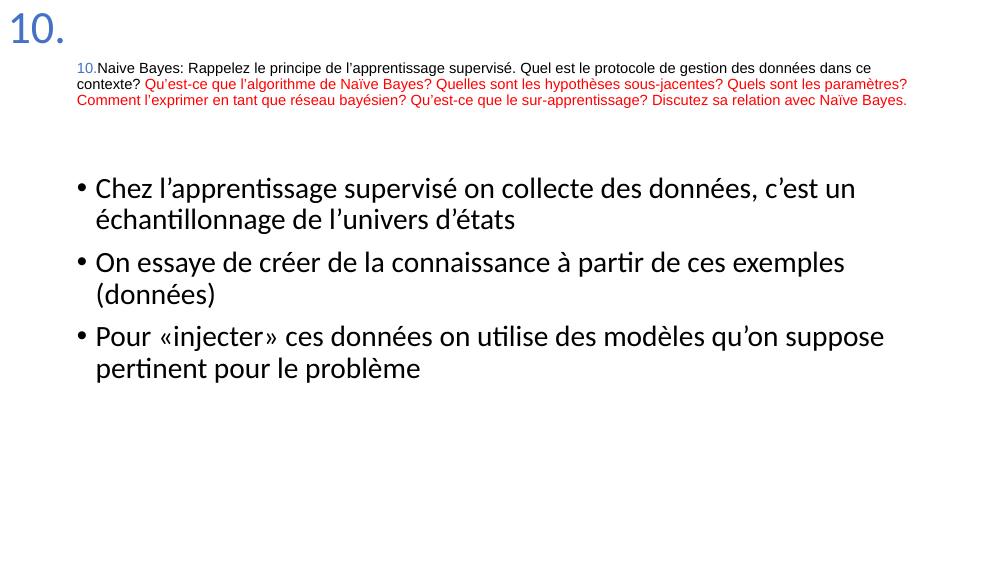
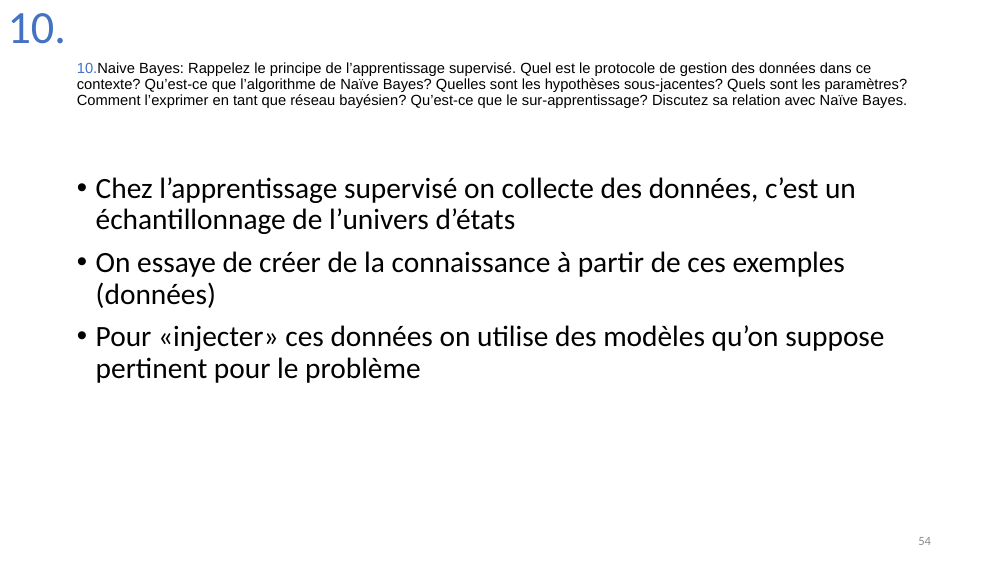
Before and after one commit to Joao-Quinta/Uni3eme, a slide deck: slide 54 of intelligenceArtificielle/Intelligence_artificielle_exam.pptx (slide 50 before the commit). Drawn at 1008x567 pixels with LibreOffice and Linux fonts; fonts in the diff are those of the drawing. Boxes give left, top, right and bottom in pixels: in the first picture for what was removed or moved away, otherwise in the second. Text is boxed around its words. In the diff, an @@ line names an element or a change of style, - is before the commit and + after.

```diff
--- a/intelligenceArtificielle/Intelligence_artificielle_exam.pptx
+++ b/intelligenceArtificielle/Intelligence_artificielle_exam.pptx
@@ title "10.Naive Bayes: Rappelez le principe ..." at (77, 62, 908, 108): text colour #FF0000 to #000000 in "Qu’est-ce que l’algorithme de Naïve Bayes? Quelles ..." @@
@@ page number added at (918, 537, 931, 545), 12 pt, text #8C8C8C @@
+54
```
Also in this commit, not shown: 68 other slides changed, 11 slides added, 1 slide removed.
